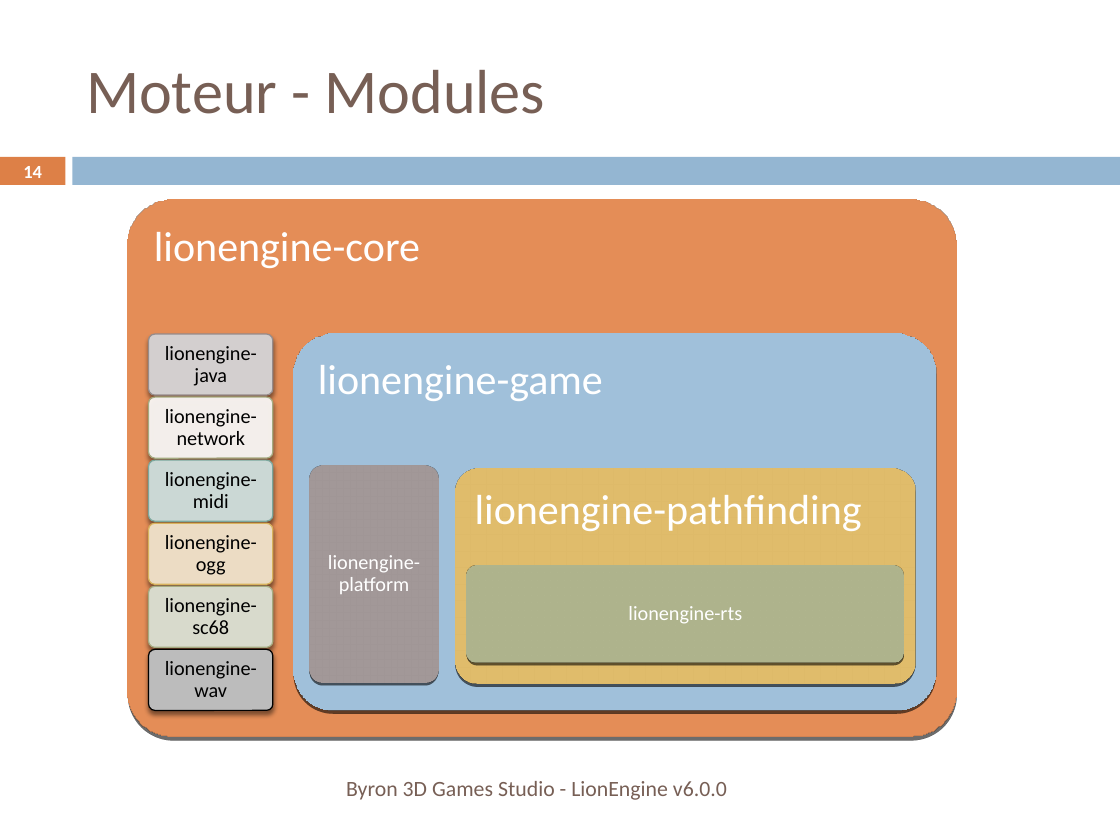
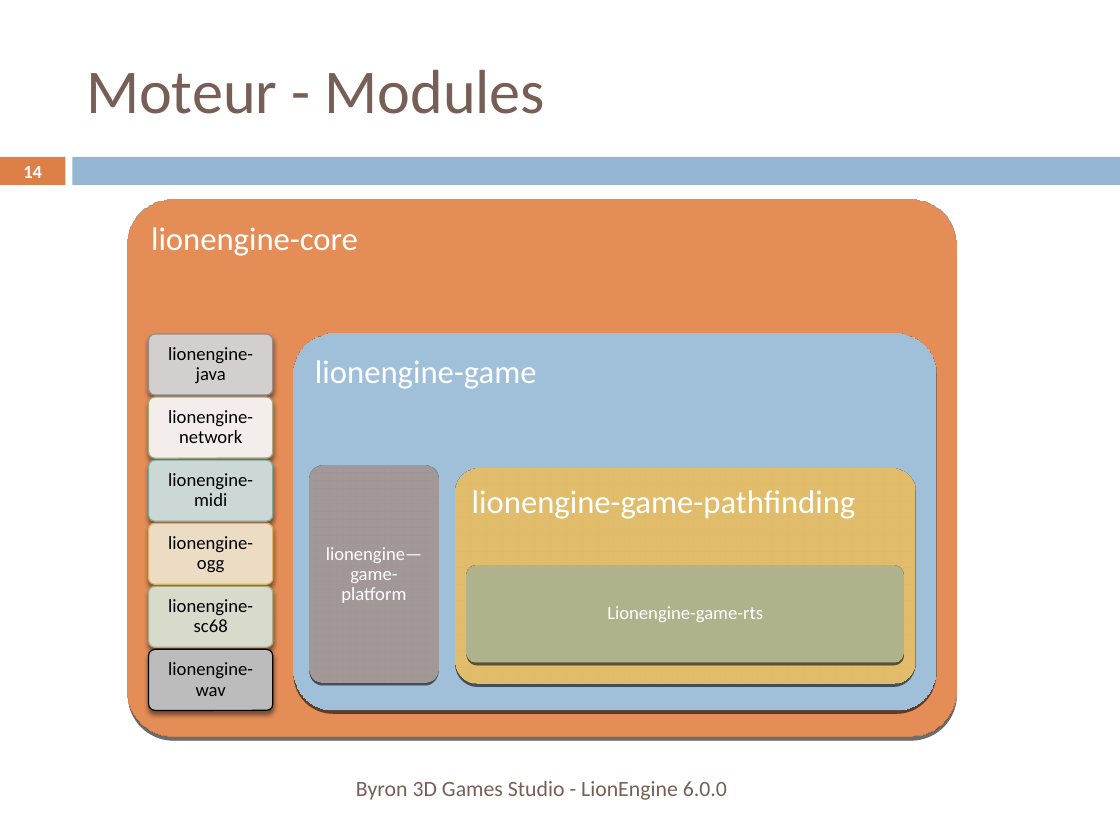
Before and after one commit to b3dgs/lionengine, a slide deck: slide 14 of doc/src/lionengine.pptx. Drawn at 1120x840 pixels with LibreOffice and Linux fonts; fonts in the diff are those of the drawing. Boxes give left, top, right and bottom in pixels: in the first picture for what was removed or moved away, otherwise in the second. Text is boxed around its words. In the diff, an @@ line names an element or a change of style, - is before the commit and + after.

```diff
--- a/doc/src/lionengine.pptx
+++ b/doc/src/lionengine.pptx
@@ text "lionengine-core" at (151,227,358,256): size 27 to 21 pt; less space between paragraphs @@
@@ text "lionengine-game" at (315,360,537,389): size 27 to 21 pt; less space between paragraphs @@
@@ text at (472,490,856,519): text changed; size 27 to 21 pt @@
-lionengine-pathfinding
+lionengine-game-pathfinding
@@ text at (326,547,422,603): text changed; size 13 to 12 pt @@
-lionengine-platform
+lionengine—game-platform
@@ text at (607,606,763,622): text changed; size 13 to 12 pt @@
-lionengine-rts
+Lionengine-game-rts
@@ size 13 to 12 pt in 6 elements at (168,347,253,383), (168,410,253,443), (168,473,253,506), (168,536,253,572), (168,599,253,632), (168,662,253,696) @@
@@ text at (356,781,727,800): text changed @@
-Byron 3D Games Studio - LionEngine v6.0.0
+Byron 3D Games Studio - LionEngine 6.0.0
```
Also in this commit, not shown: 45 other slides changed, 12 other files.
